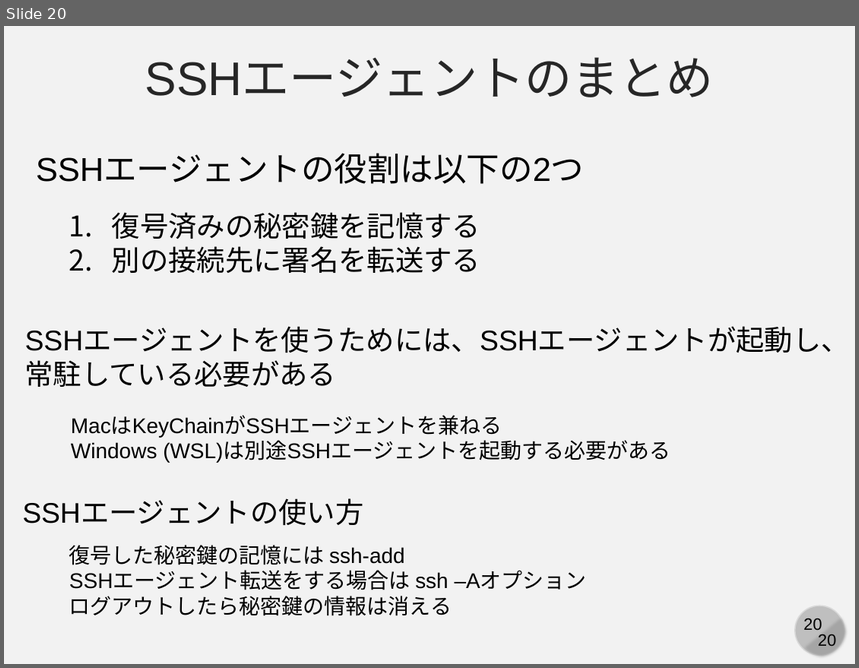
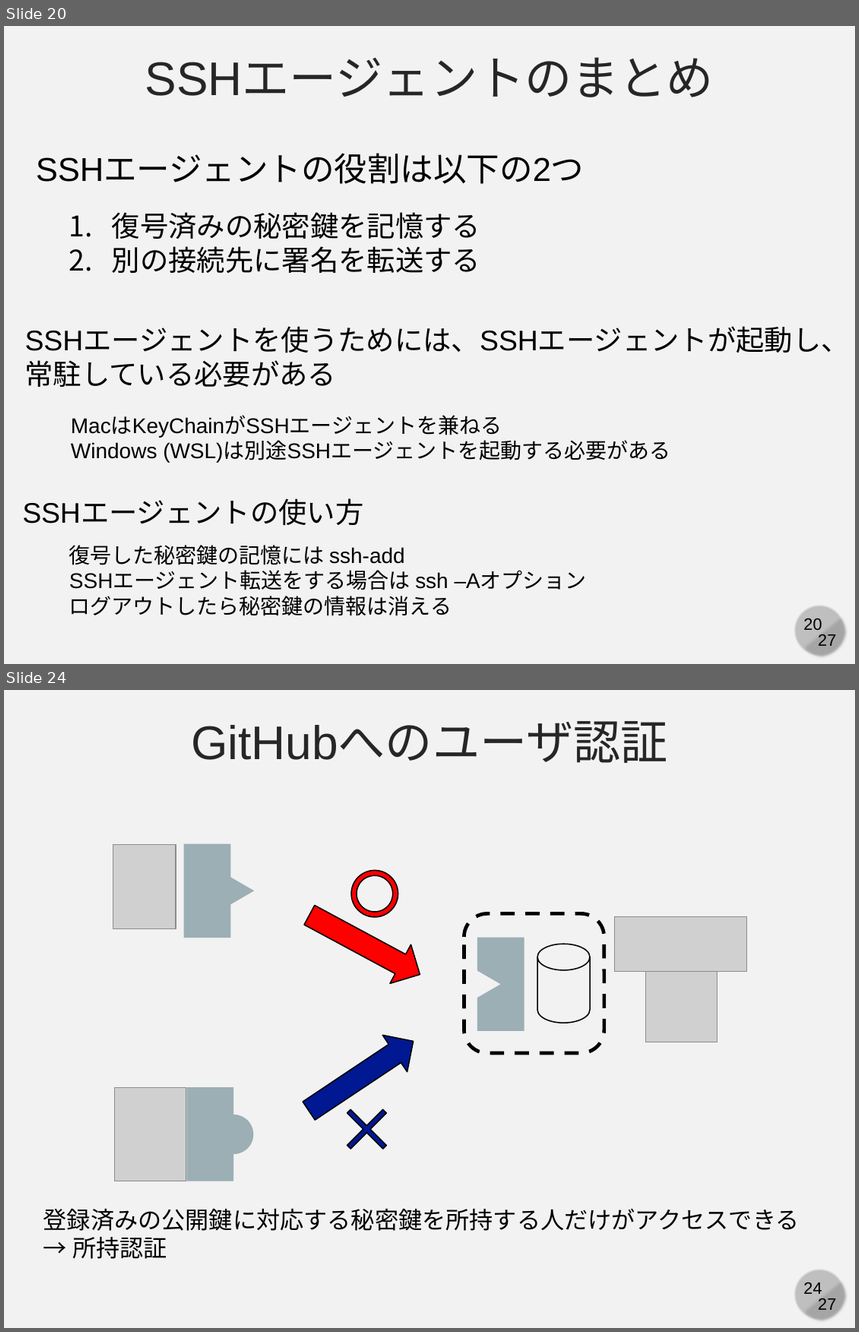
Before and after one commit to cpss2026-git/cpss2026-git.github.io, a slide deck: 02-lecture-git-advanced/slides/02-b-ssh.pptx. Shown one above the other, each under a label of ours: slide 20 before the commit, slides 20 and 24 after it; the slides between them are not shown. The pictures are 859x668 and 859x1332 pixels, drawn with LibreOffice and Linux fonts; fonts in the diff are those of the drawing; grey boxes stand for pictures. Boxes give left, top, right and bottom in pixels: in the first picture for what was removed or moved away, otherwise in the second. Text is boxed around its words. In the diff, an @@ line names an element or a change of style, - is before the commit and + after.

```diff
--- a/02-lecture-git-advanced/slides/02-b-ssh.pptx
+++ b/02-lecture-git-advanced/slides/02-b-ssh.pptx
@@ slide 24 added at [4,690,855,1328], background #F2F2F2; not listed: 4 template elements that a slide beside it also shows @@
@@ text added at [191,721,667,763], 40 pt, text #262626 @@
+GitHubへのユーザ認証
@@ picture added at [113,845,175,929] @@
@@ rectangle added at [183,844,230,938], fill #9BAFB5 @@
@@ triangle added at [208,864,254,918], fill #9BAFB5 @@
@@ donut added at [351,870,398,917], fill #FF0000, outline #000000 1 pt @@
@@ right arrow added at [299,896,430,995], fill #FF0000, outline #000000 1 pt @@
@@ rounded rectangle added at [465,914,605,1053], outline #000000 3 pt dashed @@
@@ picture added at [614,917,747,972] @@
@@ rectangle added at [477,938,524,1031], fill #9BAFB5 @@
@@ triangle added at [455,958,501,1011], fill #F2F2F2 @@
@@ cylinder added at [538,944,591,1023], fill #F2F2F2, outline #000000 1 pt @@
@@ picture added at [645,971,718,1043] @@
@@ right arrow added at [297,1024,425,1129], fill #011893, outline #000000 1 pt @@
@@ picture added at [115,1087,186,1181] @@
@@ rectangle added at [187,1087,234,1181], fill #9BAFB5 @@
@@ plus added at [332,1094,402,1165], fill #011893, outline #000000 1 pt @@
@@ ellipse added at [215,1115,254,1155], fill #9BAFB5 @@
@@ text added at [44,1209,800,1259], 20 pt, text #000000 @@
+登録済みの公開鍵に対応する秘密鍵を所持する人だけがアクセスできる
+→ 所持認証
@@ slide 20 changed as well @@
@@ text at [818,635,836,646]: text changed @@
-20
+27
```
Also in this commit, not shown: 19 other slides changed, 6 other slides added, 1 other file.
